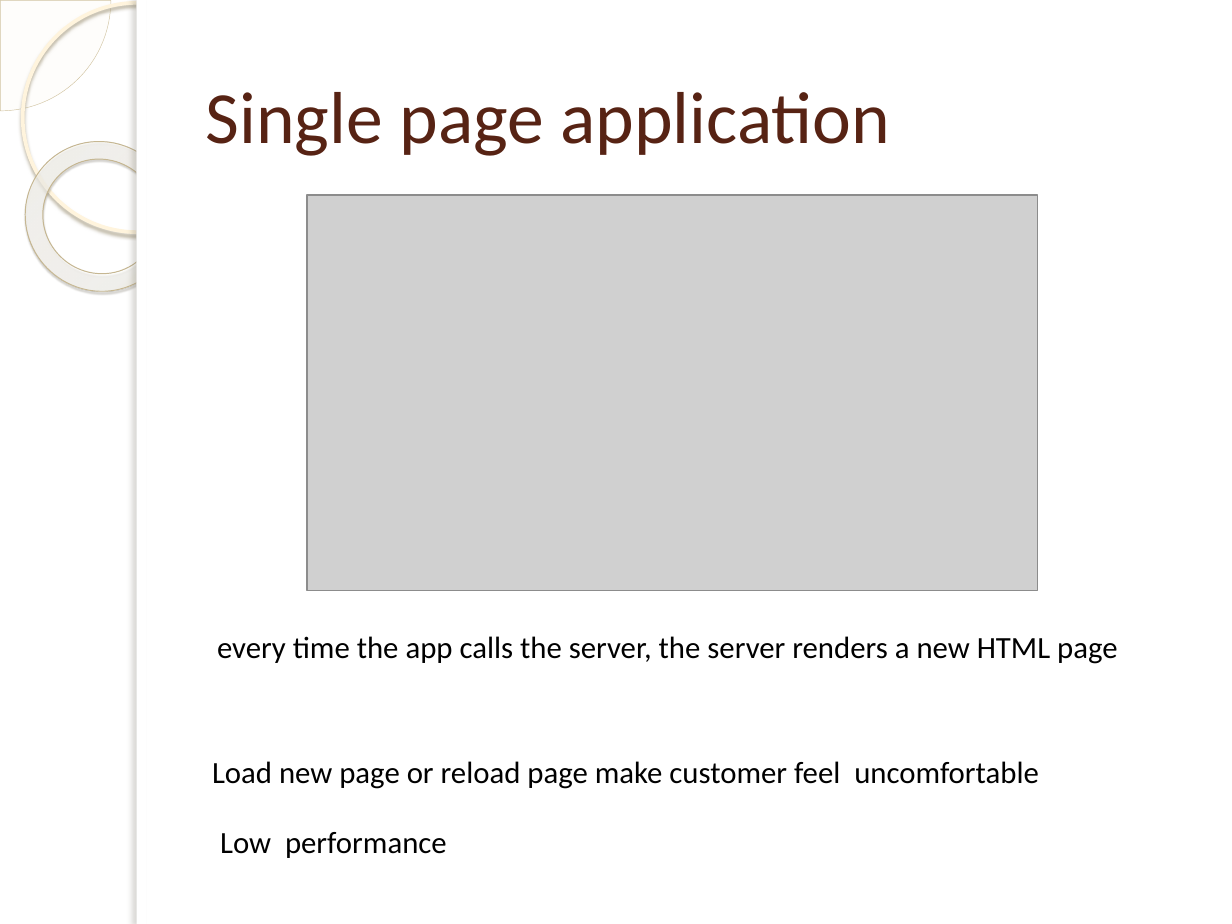
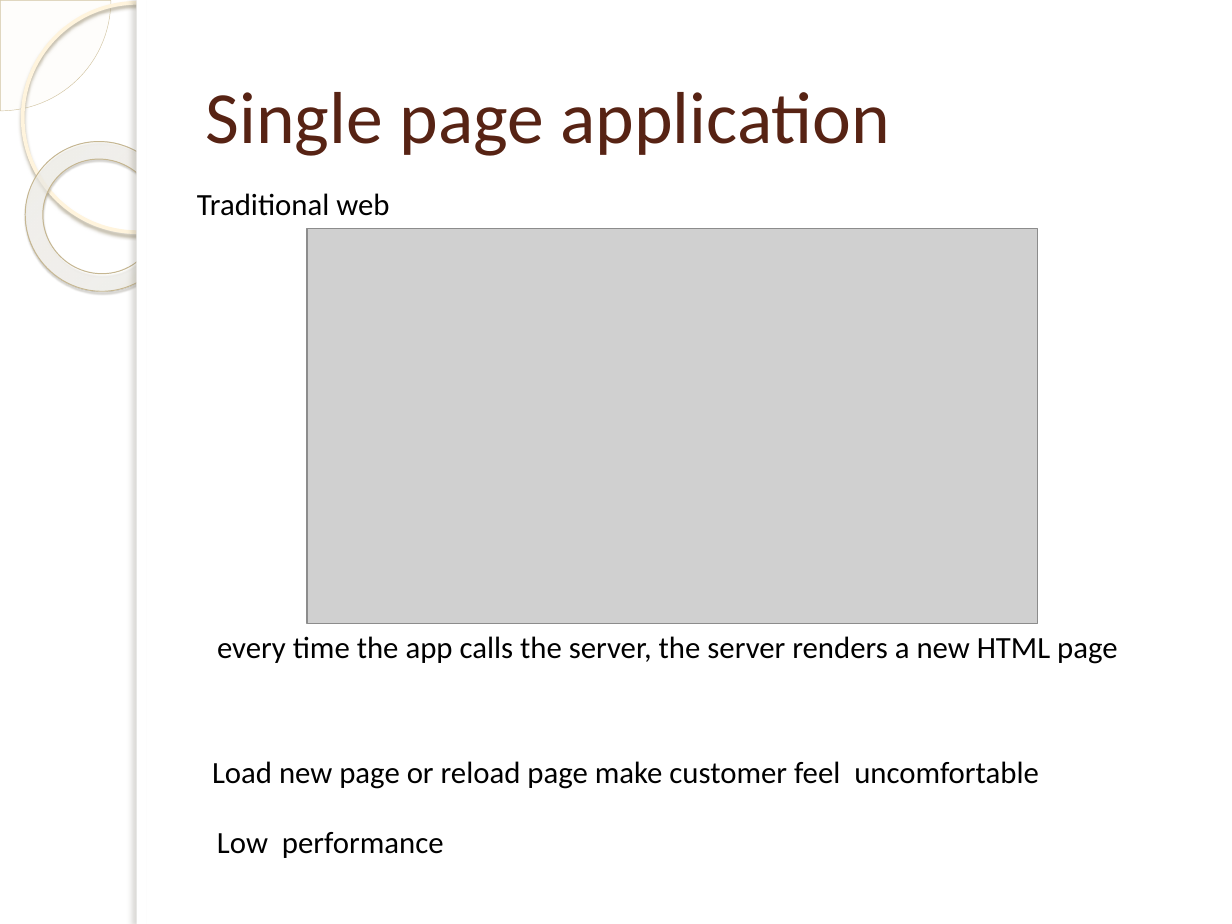
Before and after one commit to dohungcuongdev/thesis-documentation, a slide deck: slide 9 of Thesis-review.pptx. Drawn at 1232x924 pixels with LibreOffice and Linux fonts; fonts in the diff are those of the drawing; grey boxes stand for pictures; background and template pictures are left out. Boxes give left, top, right and bottom in pixels: in the first picture for what was removed or moved away, otherwise in the second. Text is boxed around its words. In the diff, an @@ line names an element or a change of style, - is before the commit and + after.

```diff
--- a/Thesis-review.pptx
+++ b/Thesis-review.pptx
@@ text added at (197, 193, 389, 216), 18 pt, text #000000 @@
+Traditional web
@@ picture: place and size @@
-picture at (307, 195, 1037, 590)
+picture at (307, 228, 1037, 623)
```
Also in this commit, not shown: 6 other slides changed.
